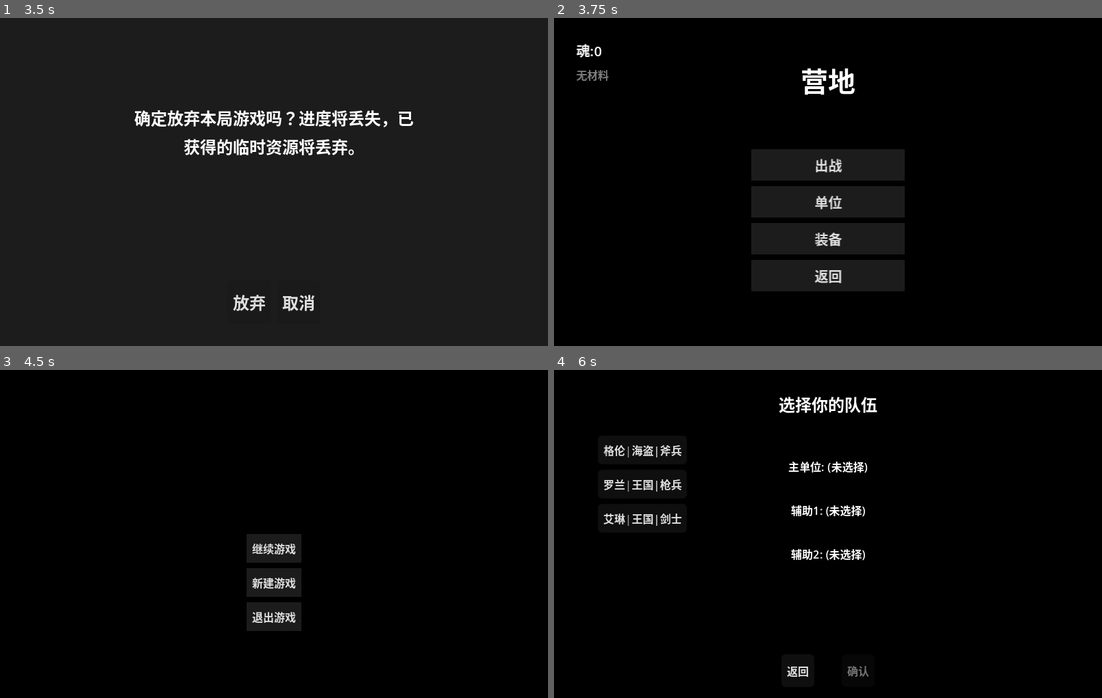
Above: before the commit, frames 1-4 (two rows, left to right).
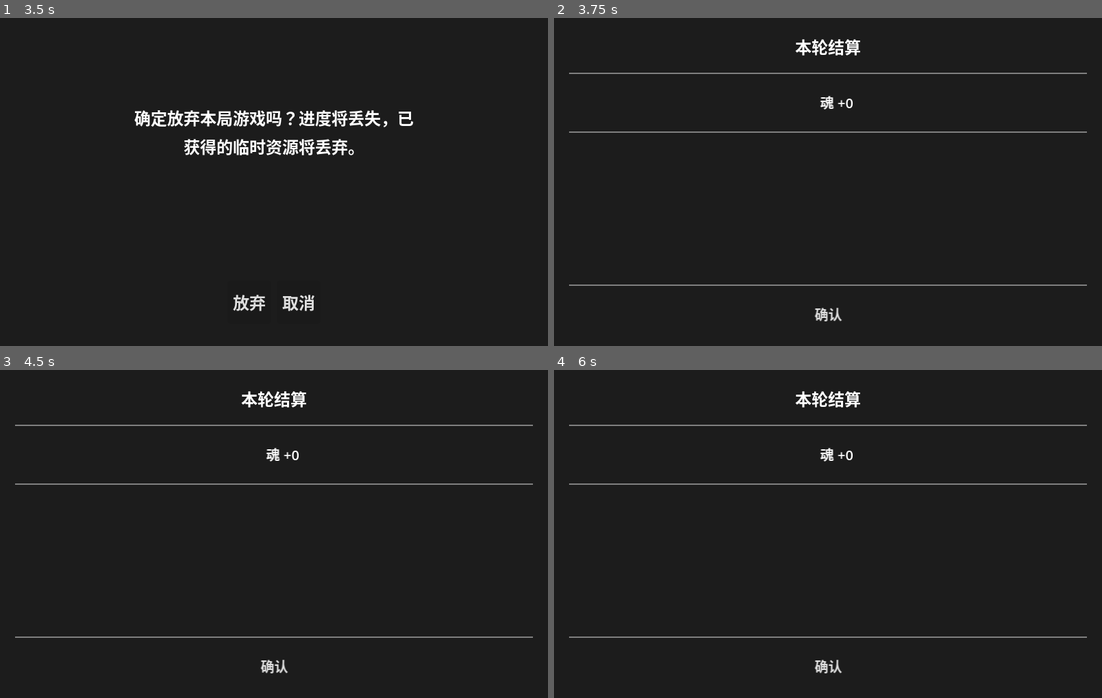
Above: after the commit, the same moments.

Repository: ZhuXilin/Dev_Project_260730
Game: Godot game, scene res://content/scenes/levels/Battlefield.tscn
The game is run twice, just before and just after one commit, with the same random seed, the same clock (stepped at 60 frames per second) and the same inputs. This scene is started directly instead of the project's main scene. Sound files missing from this copy of the repository are replaced by a short silence.
Inputs (mouse positions are in pixels of both pictures, inside the frame that each line leads up to):
- Up to frame 1 (3.5 s): tap Enter at 0.5 s; move the mouse to (394, 165) at 0.52 s; hold Up 0.53-1.25 s; tap 0 at 0.6 s; click (394, 165) at 0.67 s; tap Space at 1.25 s; drag from (164, 198) to (394, 247) at 1.27 s; move the mouse to (328, 109) at 2.02 s; hold Up 2.03-2.75 s; tap 1 at 2.1 s; click (328, 109) at 2.17 s; click "回到营地" at 2.75 s
- Up to frame 2 (3.75 s): click "放弃" at 3.5 s
- Up to frame 3 (4.5 s): click (274, 629) at 4.25 s, where only the run before the commit has a clickable "返回"
- Up to frame 4 (6 s): click (828, 583) at 5 s, where only the run before the commit has a clickable "新建游戏"; click (828, 517) at 5.75 s, where only the run before the commit has a clickable "出战"

Frame 1 is identical in both runs. In frame 2, 90% of the frame differs, in the area x 0-100%, y 0-100%; in frame 3, 98%; in frame 4, 95%.

Commit message:
Sorting code

Diff:
--- a/function/global/DialogueManager.gd
+++ b/function/global/DialogueManager.gd
@@ -50,9 +50,10 @@
 
 # ---- 启动对话 ----
 func start_dialogue(dialogues_id: String, music_stream: AudioStream = null):
-	if not dialogue_ui:
+	# ---- 确保 UI 有效 ----
+	if not dialogue_ui or not is_instance_valid(dialogue_ui):
 		_load_ui()
-		if not dialogue_ui:
+		if not dialogue_ui or not is_instance_valid(dialogue_ui):
 			push_error("Dialogue UI 未加载，无法启动对话")
 			return
 
@@ -121,7 +122,7 @@
 	is_active = false
 	can_interact = false
 	Globals.is_dialogue_active = false
-	if dialogue_ui:
+	if dialogue_ui and is_instance_valid(dialogue_ui):
 		dialogue_ui.visible = false
 	MusicManager.stop_music()
 	dialogue_finished.emit()
@@ -136,30 +137,49 @@
 	Globals.is_dialogue_active = false
 	current_dialogue_id = ""
 	current_index = 0
-	if dialogue_ui:
+	if dialogue_ui and is_instance_valid(dialogue_ui):
 		dialogue_ui.visible = false
 	print("DialogueManager 已重置")
 
 # ---- 延迟加载 UI ----
 func _load_ui():
-	if dialogue_ui != null:
+	# ---- 已有有效实例，直接返回 ----
+	if dialogue_ui != null and is_instance_valid(dialogue_ui):
 		return
+
+	# ---- 查找 root 下是否已存在（处理热重载/残留） ----
+	var root = get_tree().root
+	var existing = root.get_node_or_null("DialogueUI_Instance")
+	if existing:
+		dialogue_ui = existing
+		name_label = dialogue_ui.get_node("DialoguePanel/NameLabel") as Label
+		text_label = dialogue_ui.get_node("DialoguePanel/TextLabel") as Label
+		if name_label and text_label:
+			dialogue_ui.visible = false
+			print("DialogueManager: 复用已存在的 DialogueUI")
+			return
+		# 残缺节点，删掉重建
+		existing.queue_free()
+		dialogue_ui = null
+
+	# ---- 创建新实例，挂到 root 下（不随场景切换销毁） ----
 	var ui_scene = load("res://content/scenes/ui/DialogueUI.tscn")
-	if ui_scene:
-		dialogue_ui = ui_scene.instantiate()
-		var root = get_tree().current_scene
-		if root:
-			root.add_child(dialogue_ui)
-			dialogue_ui.layer = 100
-			name_label = dialogue_ui.get_node("DialoguePanel/NameLabel") as Label
-			text_label = dialogue_ui.get_node("DialoguePanel/TextLabel") as Label
-			if not name_label or not text_label:
-				push_error("DialogueUI 缺少 NameLabel 或 TextLabel 节点")
-				dialogue_ui.queue_free()
-				dialogue_ui = null
-			else:
-				dialogue_ui.visible = false
-		else:
-			push_error("无法获取当前场景根节点，请确保 DialogueManager 在场景树中")
-	else:
+	if not ui_scene:
 		push_error("无法加载 DialogueUI.tscn，请确保路径正确")
+		return
+
+	dialogue_ui = ui_scene.instantiate()
+	dialogue_ui.name = "DialogueUI_Instance"
+	dialogue_ui.layer = 100
+	root.add_child(dialogue_ui)
+
+	name_label = dialogue_ui.get_node("DialoguePanel/NameLabel") as Label
+	text_label = dialogue_ui.get_node("DialoguePanel/TextLabel") as Label
+	if not name_label or not text_label:
+		push_error("DialogueUI 缺少 NameLabel 或 TextLabel 节点")
+		dialogue_ui.queue_free()
+		dialogue_ui = null
+		return
+
+	dialogue_ui.visible = false
+	print("DialogueManager: 创建 DialogueUI 实例（挂到 root 下）")
--- a/function/global/EventManager.gd
+++ b/function/global/EventManager.gd
@@ -203,14 +203,15 @@
 		mark_event_completed(event_id)
 
 func show_item_get_popup(item_id: String, count: int):
-	var root = get_tree().current_scene
+	if Globals.is_item_get_popup_active:
+		return
+	# ---- 挂到 root 下（不随场景切换销毁） ----
+	var root = get_tree().root
 	if not root:
-		return
-	if Globals.is_item_get_popup_active:
 		return
 	var popup = ItemGetPopupScene.instantiate()
 	root.add_child(popup)
-	popup.show_item(item_id, count)   # 内部自动处理音效和锁定
+	popup.show_item(item_id, count)
 
 func clear_completed():
 	_completed.clear()
@@ -226,11 +227,12 @@
 	return null
 
 func show_unit_unlock_popup(units: Array):
-	var root = get_tree().current_scene
+	if Globals.is_item_get_popup_active:
+		return
+	# ---- 挂到 root 下 ----
+	var root = get_tree().root
 	if not root:
-		return
-	if Globals.is_item_get_popup_active:
 		return
 	var popup = ItemGetPopupScene.instantiate()
 	root.add_child(popup)
-	popup.show_unit_unlock(units)   # 内部自动处理音效和锁定
+	popup.show_unit_unlock(units)
--- a/function/global/GameState.gd
+++ b/function/global/GameState.gd
@@ -193,6 +193,10 @@
 	print("每天结束：soul=", soul, " temp_soul 已清零")
 
 func abandon_and_return_to_camp():
+	# ---- 先弹结算 ----
+	await Globals.show_cycle_reward()
+
+	# ---- 执行放弃逻辑 ----
 	finish_day()
 	abandon_cycle()
 	reset_all()
--- a/function/global/Globals.gd
+++ b/function/global/Globals.gd
@@ -323,3 +323,51 @@
 
 func get_unlocked_talents() -> Array:
 	return unlocked_talents.duplicate()
+
+# ---- 显示"本轮结算"（放弃/失败时调用） ----
+func show_cycle_reward() -> void:
+	print("=== 显示本轮结算 ===")
+
+	# ---- 计算本轮累计收益 ----
+	var effective_soul = GameState.soul + GameState.temp_soul
+	var earned_soul = max(0, effective_soul - GameState.cycle_start_soul)
+
+	var earned_materials = {}
+	var order = ["粗铁", "精钢", "秘银", "龙鳞"]
+	for key in order:
+		var before = GameState.cycle_start_materials.get(key, 0)
+		var now = GameState.materials.get(key, 0)
+		var earned = now - before
+		if earned > 0:
+			earned_materials[key] = earned
+
+	print("  earned_soul = ", earned_soul, " earned_materials = ", earned_materials)
+
+	# ---- 材料转 ItemData ----
+	var reward_items: Array = []
+	for mat_name in order:
+		if not earned_materials.has(mat_name):
+			continue
+		var count = earned_materials[mat_name]
+		if count <= 0:
+			continue
+		var data = ItemData.new()
+		data.id = "material_" + mat_name
+		data.name = mat_name + " x" + str(count)
+		data.description = ""
+		reward_items.append(data)
+
+	# ---- 弹出结算面板（复用全局实例） ----
+	var summary = get_reward_summary()
+	if not summary:
+		push_error("Globals.show_cycle_reward: 无法获取 RewardSummaryUI 实例")
+		return
+
+	# 鼠标可见
+	Input.mouse_mode = Input.MOUSE_MODE_VISIBLE
+
+	summary.setup_reward(0, earned_soul, reward_items, true, "本轮结算")
+	summary.open()
+	await summary.confirmed
+	summary.close()
+	print("本轮结算界面已关闭")
--- a/function/script/Battlefield.gd
+++ b/function/script/Battlefield.gd
@@ -318,6 +318,16 @@
 	if wait_btn.pressed.is_connected(_on_wait_btn_pressed):
 		wait_btn.pressed.disconnect(_on_wait_btn_pressed)
 
+	# ---- 清理 InputManager 里对本场景节点的引用（避免持旧引用） ----
+	if InputManager.ui_manager == ui_manager:
+		InputManager.ui_manager = null
+	if InputManager.selected_unit != null:
+		InputManager.selected_unit = null
+	InputManager.interaction_phase = "idle"
+	InputManager.current_highlight_cells = {}
+	InputManager.pending_attack_cells = {}
+	InputManager.current_move_attack_targets = {}
+
 # ===================== 主循环 =====================
 func _process(_delta):
 	var should_pause = (
@@ -1987,37 +1997,22 @@
 
 # ---- 统一的放弃战斗逻辑 ----
 func _execute_abandon_battle():
+	# ---- 阻止 _physics_process 在切场景期间覆盖鼠标状态 ----
+	Globals.is_transitioning = true
+	Input.mouse_mode = Input.MOUSE_MODE_VISIBLE
+	if cursor:
+		cursor.visible = false
+
 	GameState.current_node_key = ""
 	Globals.is_performing_action = false
 	TurnManager.is_game_over = true
-
-	GameState.abandon_cycle()
-	GameState.reset_progress()
-
-	# ---- 清空队伍 ----
-	GameState.party.clear()
-	GameState.main_unit_name = ""
-	GameState.main_unit_index = 0
-	GameState.current_faction = ""
-	GameState.global_relics.clear()
-
-	GameState.interrupt_state = 1
-
-	var slot = SaveManager.current_slot
-	if slot == -1:
-		slot = SaveManager.find_empty_slot()
-		if slot == -1:
-			slot = 0
-	SaveManager.save_game(slot, false)
-	SaveManager.current_slot = slot
-
-	get_tree().change_scene_to_file("res://content/scenes/ui/Camp.tscn")
-
-# ---- 地图模式失败处理（直接放弃，无确认框） ----
+	GameState.abandon_and_return_to_camp()
+
+# ---- 地图模式失败处理（弹结算 → 放弃） ----
 func _on_map_defeat_gameover():
 	_execute_abandon_battle()
 
-# ---- 非地图模式失败处理（直接放弃，无确认框） ----
+# ---- 非地图模式失败处理（弹结算 → 放弃） ----
 func _on_non_map_defeat():
 	_execute_abandon_battle()
 
@@ -2285,15 +2280,9 @@
 	if cursor.modulate != target_color:
 		cursor.modulate = target_color
 
-func _on_back_camp_pressed():
-	Globals.show_confirm(
-		self,
-		"确定放弃本局游戏吗？进度将丢失，已获得的临时资源将丢弃。",
-		"放弃",
-		"取消",
-		GameState.abandon_and_return_to_camp,
-		func(): pass
-	)
+# ---- 放弃战斗确认后：先弹结算 → 再回营地 ----
+func _on_abandon_confirmed_in_battle():
+	_execute_abandon_battle()
 
 func _ensure_default_relics():
 	if GameState.global_relics.is_empty() and not Globals.unlocked_relics.is_empty():
@@ -2442,3 +2431,6 @@
 		Globals.is_transitioning or
 		Globals.is_performing_action
 	)
+
+func _on_back_camp_pressed():
+	GameState.show_abandon_confirmation(self)
--- a/function/script/Camp.gd
+++ b/function/script/Camp.gd
@@ -4,6 +4,10 @@
 @onready var materials_container = $ResourcePanel/MaterialsContainer
 
 func _ready():
+	# ---- 恢复鼠标状态（防止从 Battlefield 切过来时被锁成 HIDDEN） ----
+	Input.mouse_mode = Input.MOUSE_MODE_VISIBLE
+	Globals.is_transitioning = false
+
 	update_display()
 	_play_camp_music()
 
